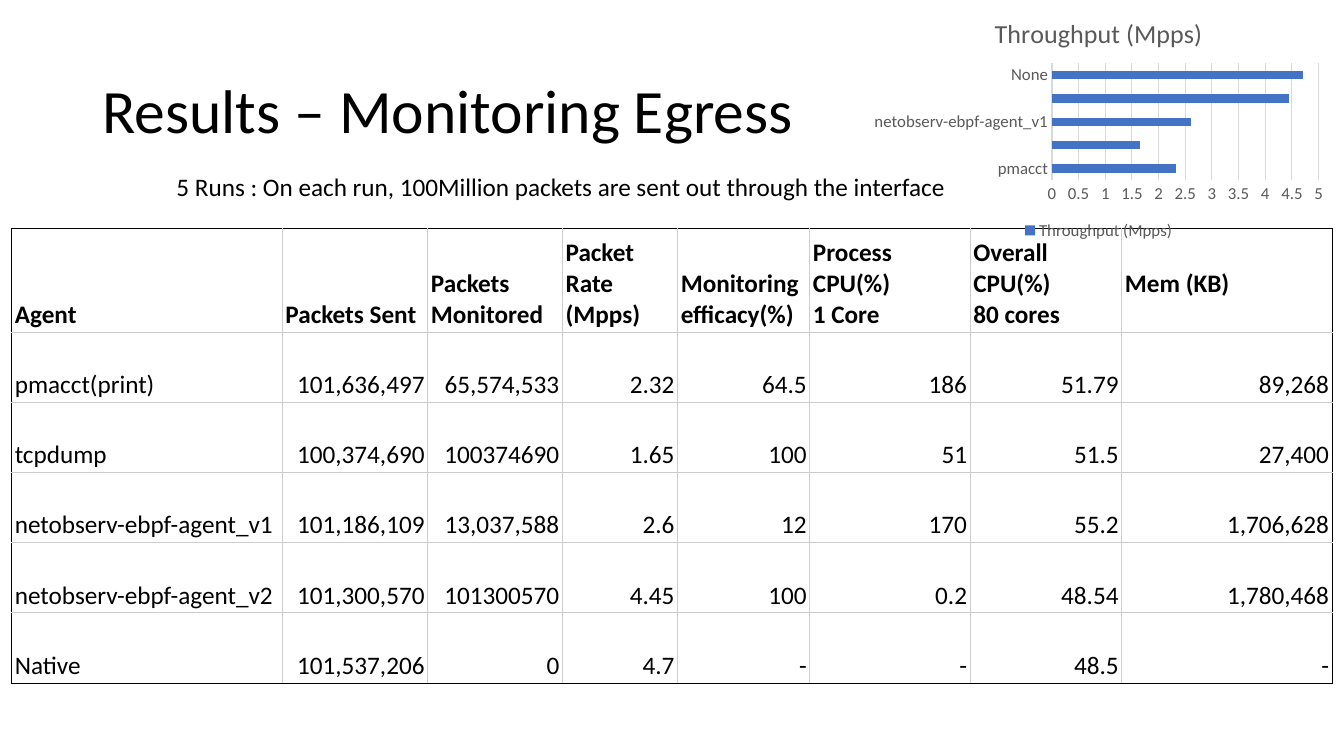
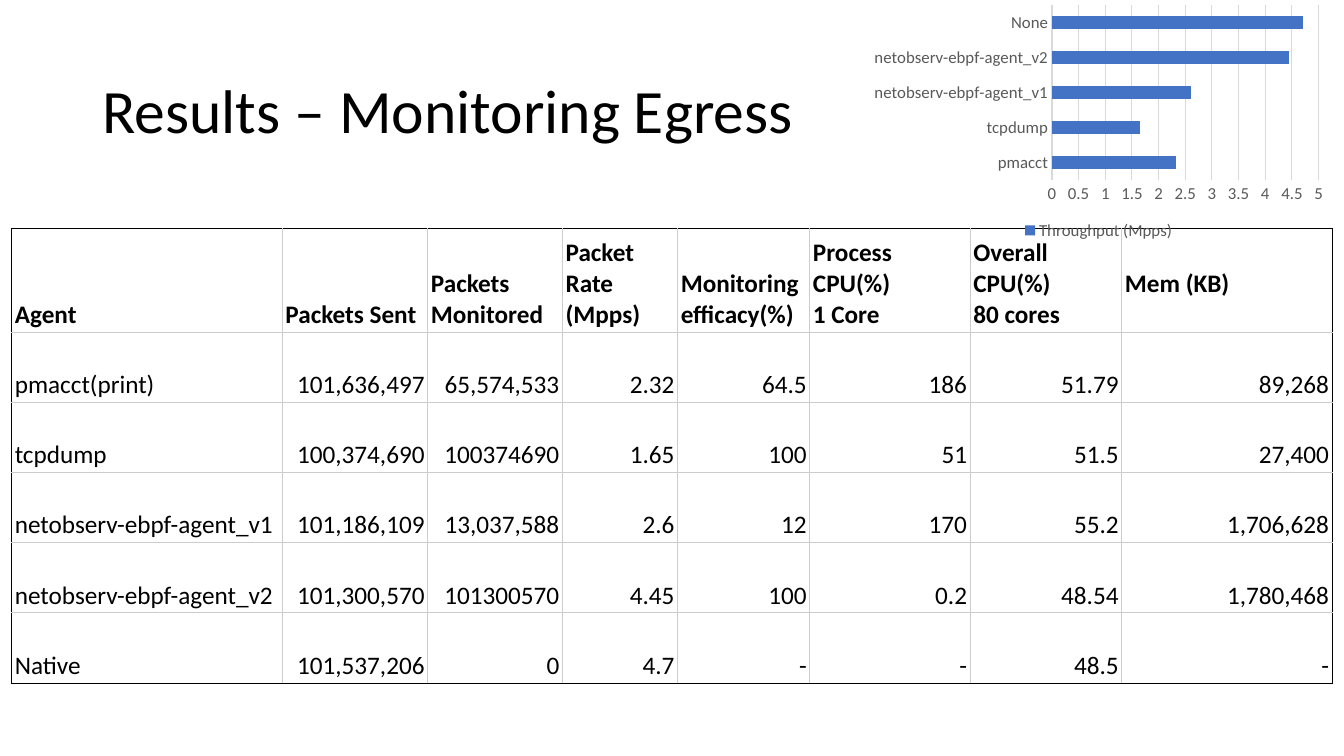
Before and after one commit to netobserv/netobserv-ebpf-agent, a slide deck: slide 5 of docs/measurements.pptx. Drawn at 1344x756 pixels with LibreOffice and Linux fonts; fonts in the diff are those of the drawing. Boxes give left, top, right and bottom in pixels: in the first picture for what was removed or moved away, otherwise in the second. Text is boxed around its words. In the diff, an @@ line names an element or a change of style, - is before the commit and + after.

```diff
--- a/docs/measurements.pptx
+++ b/docs/measurements.pptx
@@ bar chart at box(865, 0, 1332, 244) @@
@@ title "Throughput (Mpps)" removed @@
@@ text removed at box(176, 178, 945, 201) @@
-5 Runs : On each run, 100Million packets are sent out through the interface
```
Also in this commit, not shown: 4 other slides changed.
